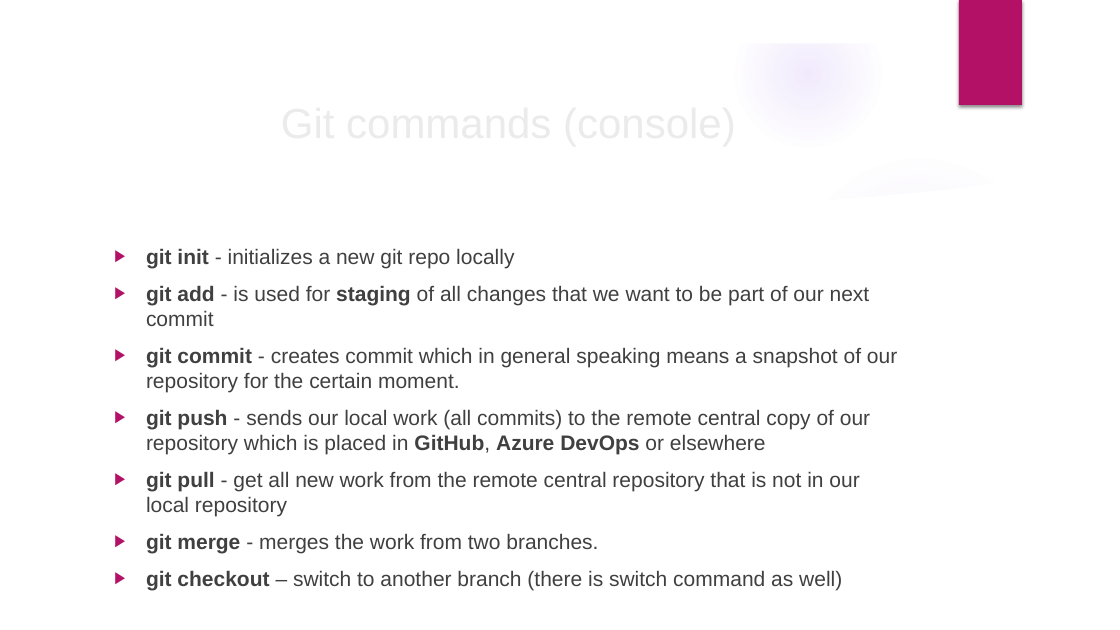
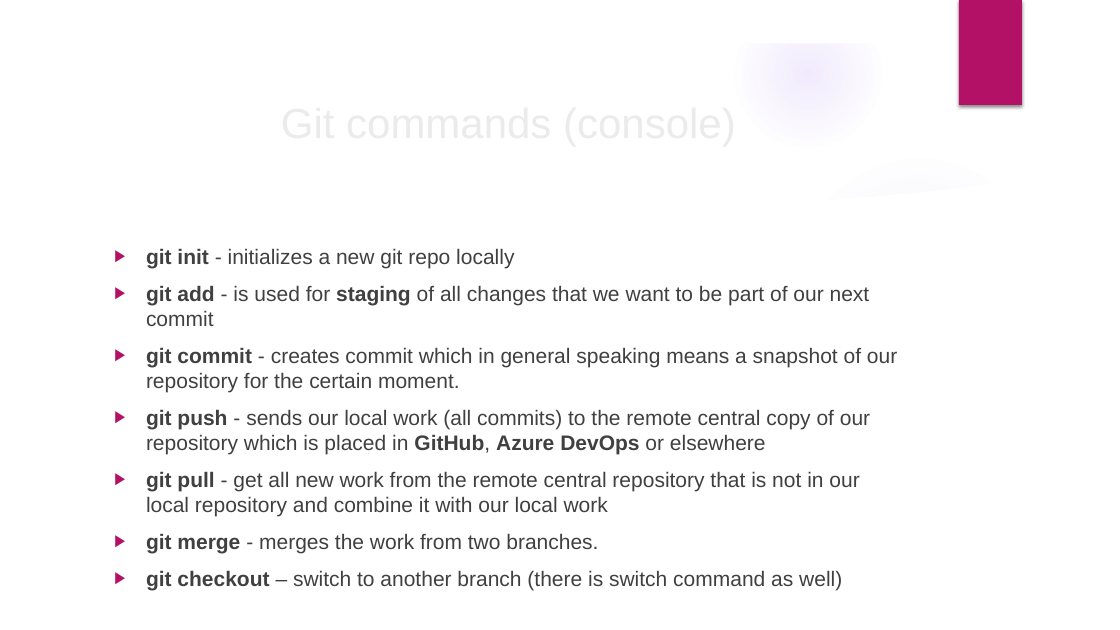
Before and after one commit to velizar92/TSK_Presentations, a slide deck: slide 4 of Git Intro.pptx. Drawn at 1120x630 pixels with LibreOffice and Linux fonts; fonts in the diff are those of the drawing; background and template pictures are left out. Boxes give left, top, right and bottom in pixels: in the first picture for what was removed or moved away, otherwise in the second. Text is boxed around its words. In the diff, an @@ line names an element or a change of style, - is before the commit and + after.

```diff
--- a/Git Intro.pptx
+++ b/Git Intro.pptx
@@ text at (146, 471, 859, 517): text changed @@
-▶ git pull - get all new work from the remote central repository that is not in our local repository
+▶ git pull - get all new work from the remote central repository that is not in our local repository and combine it with our local work
```
Also in this commit, not shown: 1 other slide changed.
